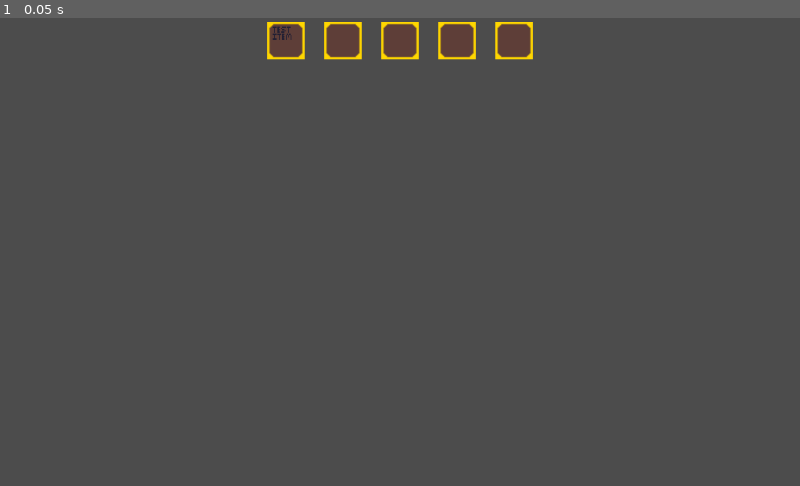
Above: before the commit, frame 1.
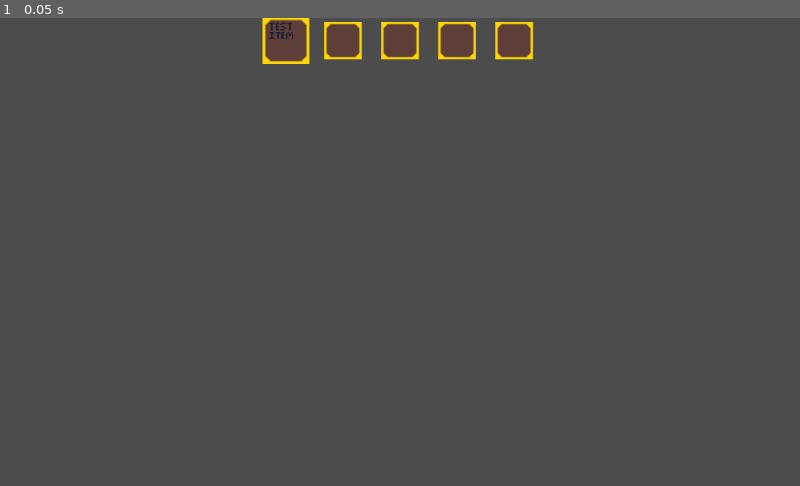
Above: after the commit, the same moment.

Repository: Scriptyure/Team-1528_WaterGame
Game: Godot game, scene res://Scenes/World.tscn
The game is run twice, just before and just after one commit, with the same random seed, the same clock (stepped at 60 frames per second) and the same inputs.
Inputs:
- Up to frame 1 (0.05 s): no input

The runs differ from the first frame. In frame 1, 0.3% of the frame differs, in the area x 32-39%, y 0-10%.

Commit message:
Added pickup functionality for items laying on the ground, also added item selection functionality and visual cue

Diff:
--- a/Scripts/Inventory/InventoryController.gd
+++ b/Scripts/Inventory/InventoryController.gd
@@ -3,6 +3,7 @@
 # supply the players node to playerNode
 # supply players camera or main camera to the camera var
 
+# Inventory Controller handles its own UI
 
 extends Node
 
@@ -65,12 +66,19 @@
 
 	for i in range(amountOfSlots):
 		slots[i].position = Vector2(offsetposition.x + (((itemslotPic.get_width()*scaleSpriteAmount)+slotPadding[0])*i), offsetposition.y + (itemslotPic.get_height()*scaleSpriteAmount)/2 + slotPadding[1])
+		slots[i].scale = Vector2(scaleSpriteAmount, scaleSpriteAmount)
 		if itemsHeld.size() > i:
 			if itemsHeld[i] != null:
 				if itemsHeld[i].get_parent() != self:
 					add_child(itemsHeld[i])
+
 				itemsHeld[i].itemSprite.position = slots[i].position
-				itemsHeld[i].itemSprite.scale = Vector2(scaleSpriteAmount, scaleSpriteAmount)
+
+				if i != selectedItem:
+					itemsHeld[i].itemSprite.scale = Vector2(scaleSpriteAmount, scaleSpriteAmount)
+				else:
+					slots[i].scale = Vector2(scaleSpriteAmount*1.25, scaleSpriteAmount*1.25)
+					itemsHeld[i].itemSprite.scale = Vector2(scaleSpriteAmount*1.25, scaleSpriteAmount*1.25)
 
 func pickupItem():
 	if pickupArea.get_overlapping_areas() == null:
Empty file added: Scripts/UIManager.gd
